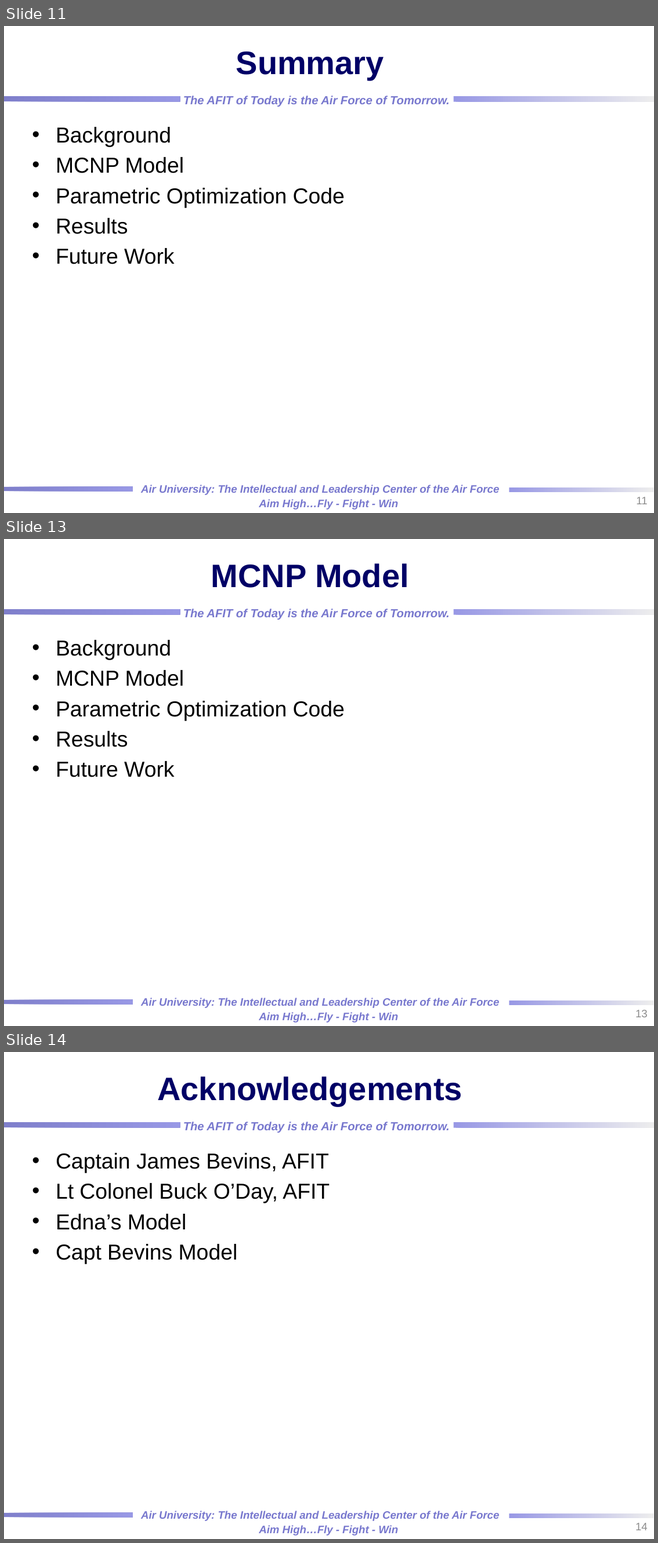
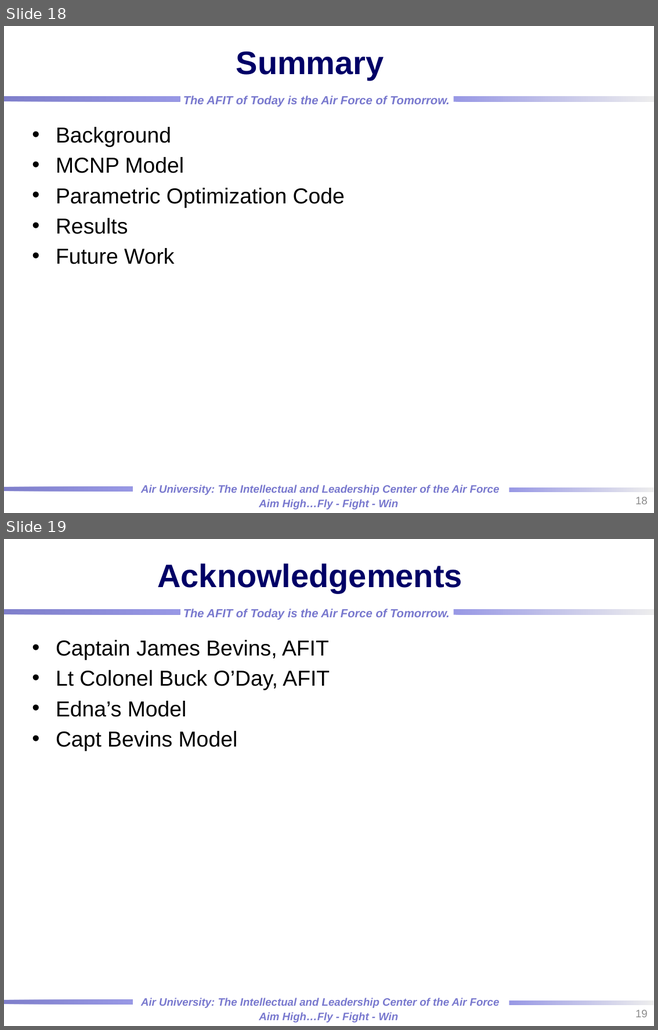
Before and after one commit to rtorzilli/GeDetector-Project, a slide deck: Report/HPGe_Automation Optimization_MCNP_Model.pptx. Shown one above the other, each under a label of ours: slides 11, 13 and 14 before the commit, slides 18 and 19 after it; the slides between them are not shown. The pictures are 658x1543 and 658x1030 pixels, drawn with LibreOffice and Linux fonts; fonts in the diff are those of the drawing; background and template pictures are left out. Boxes give left, top, right and bottom in pixels: in the first picture for what was removed or moved away, otherwise in the second. Text is boxed around its words. In the diff, an @@ line names an element or a change of style, - is before the commit and + after.

```diff
--- a/Report/HPGe_Automation Optimization_MCNP_Model.pptx
+++ b/Report/HPGe_Automation Optimization_MCNP_Model.pptx
@@ slide 13 removed at (x1=4, y1=539, x2=654, y2=1026), background picture (left out); not listed: 7 template elements that a slide beside it also shows @@
@@ title removed at (x1=211, y1=563, x2=409, y2=588) @@
-MCNP Model
@@ text removed at (x1=56, y1=640, x2=344, y2=777) @@
-• Background
-• MCNP Model
-• Parametric Optimization Code
-• Results
-• Future Work
@@ page number removed at (x1=635, y1=1010, x2=647, y2=1017) @@
-13
@@ what was slide 11 is now slide 18 @@
@@ page number at (x1=635, y1=497, x2=647, y2=504): text changed @@
-11
+18
@@ what was slide 14 is now slide 19 @@
@@ page number at (x1=635, y1=1010, x2=647, y2=1017): text changed @@
-14
+19
```
Also in this commit, not shown: 1 slide changed, 6 slides added, 1 other file.
